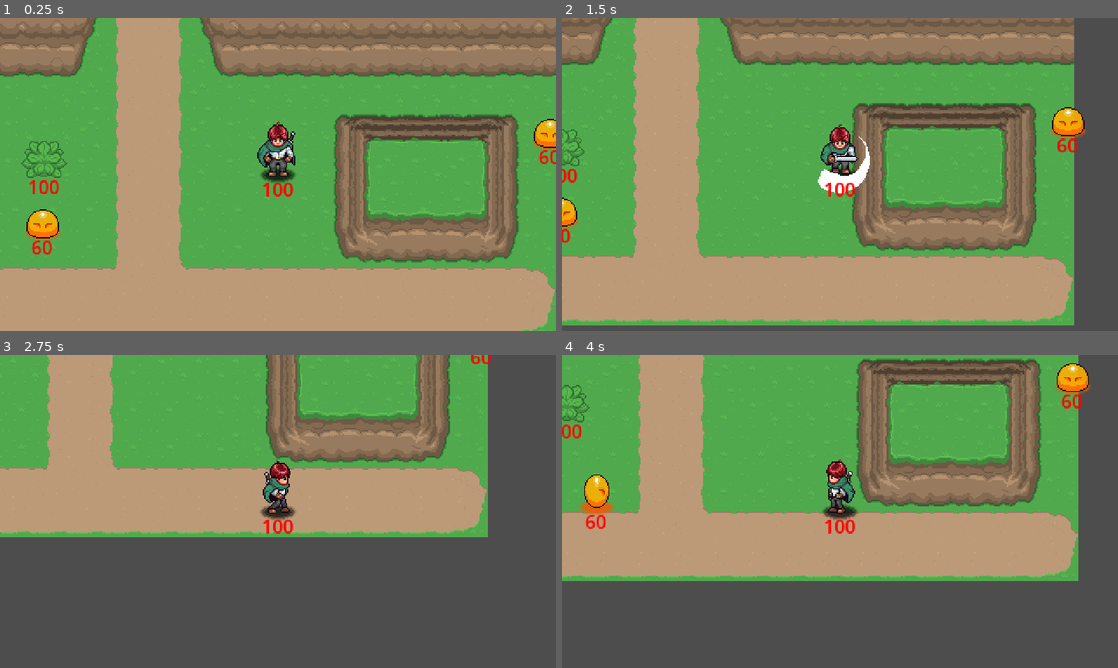
Above: before the commit, frames 1-4 (two rows, left to right).
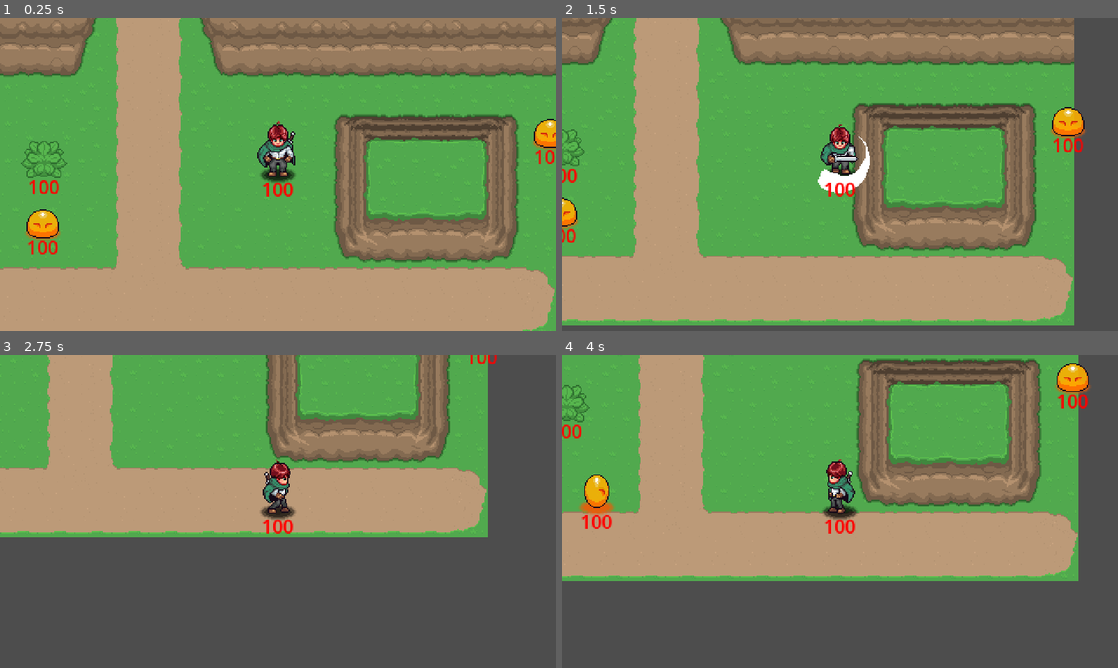
Above: after the commit, the same moments.

Repository: dylanwaling/aarpg
Game: Godot game, scene res://playground.tscn
The game is run twice, just before and just after one commit, with the same random seed, the same clock (stepped at 60 frames per second) and the same inputs. Sound files missing from this copy of the repository are replaced by a short silence.
Inputs (mouse positions are in pixels of both pictures, inside the frame that each line leads up to):
- Up to frame 1 (0.25 s): no input
- Up to frame 2 (1.5 s): move the mouse to (962, 158) at 0.52 s; press the mouse at (962, 158) at 0.53 s; hold D (right) 0.53-1.28 s; move the mouse to (728, 190) at 1.27 s; release the mouse at (728, 190) at 1.28 s; hold S (down) from 1.28 s (still down); click (728, 190) at 1.35 s
- Up to frame 3 (2.75 s): move the mouse to (333, 442) at 2.02 s; release S (down) at 2.03 s; hold D (right) from 2.03 s (still down); hold Space (dash) from 2.03 s (still down); click (333, 442) at 2.3 s
- Up to frame 4 (4 s): move the mouse to (812, 574) at 2.77 s; release D (right) at 2.78 s; release Space (dash) at 2.78 s; hold W (up) 2.78-3.53 s; click (812, 574) at 2.85 s; move the mouse to (1006, 558) at 3.52 s; press the mouse at (1006, 558) at 3.53 s; hold A (left) from 3.53 s (still down)

The runs differ from the first frame. In frame 1, 0.3% of the frame differs, in the area x 5-100%, y 42-76%; in frame 2, 0.2%; in frame 3, less than 0.1%; in frame 4, 0.3%, in the area x 3-95%, y 12-56%.

Commit message:
v0.0.54 updating plant step 4

Diff:
--- a/Enemies/Scripts/Enemy.gd
+++ b/Enemies/Scripts/Enemy.gd
@@ -65,18 +65,10 @@
 	# Find the player in the scene so we can chase/attack them
 	target_player = get_tree().get_first_node_in_group("player")
 
-	# Configure using modular system
-	# Configure enemy to receive damage from player attacks
-	if hurtbox and hurtbox.has_method("setup_enemy_hurtbox"):
-		hurtbox.setup_enemy_hurtbox()  # Sets up collision layers for player damage
-
+	# Components use their scene settings - sync with @export properties
 	if hitbox:
-		hitbox.damage = damage  # Set enemy damage using new professional system
+		hitbox.damage = damage  # Sync hitbox damage with enemy's @export damage
 		hitbox.knockback_force = 80.0  # Default enemy knockback
-
-	if health_component and health_component.has_method("setup_enemy_health"):
-		health_component.auto_connect_to_parent = false  # Disable auto-connect to prevent duplicates
-		health_component.setup_enemy_health(60, true)  # 60 HP, show health display
 
 	# Add enemy to group so player and other systems can find us
 	add_to_group("enemy")
--- a/GeneralNodes/Health/Health.gd
+++ b/GeneralNodes/Health/Health.gd
@@ -5,9 +5,9 @@
 ## • Automatic parent method connection (connects to _on_health_died, _on_damage_taken if they exist)
 ## • Visual health display with configurable styling
 ## • Proper death handling with signals
-## • Setup methods for different entity types (setup_player_health, setup_enemy_health, etc.)
+## • Scene-first configuration via @export properties
 ##
-## Usage: Drag Health.tscn into your scene, configure max_health, call appropriate setup method.
+## Usage: Drag Health.tscn into your scene, configure @export properties in inspector.
 ## Position HealthLabel child node to control where health display appears.
 
 extends Node2D
@@ -177,31 +177,6 @@
 		else:
 			health_label.add_theme_color_override("font_color", Color.RED)
 
-# ─────────── MODULAR SETUP METHODS ───────────
-func setup_player_health(max_hp: int = 40, show_display: bool = true):
-	"""Quick setup for player health"""
-	max_health = max_hp
-	current_health = max_hp
-	show_health_display = show_display
-	auto_connect_to_parent = true
-	_update_health_display()
-
-func setup_enemy_health(max_hp: int = 30, show_display: bool = false):
-	"""Quick setup for enemy health"""
-	max_health = max_hp
-	current_health = max_hp
-	show_health_display = show_display
-	auto_connect_to_parent = true
-	_update_health_display()
-
-func setup_plant_health(max_hp: int = 1, show_display: bool = false):
-	"""Quick setup for breakable plant health"""
-	max_health = max_hp
-	current_health = max_hp
-	show_health_display = show_display
-	auto_connect_to_parent = true
-	_update_health_display()
-
 func configure_from_editor():
 	"""Call this to refresh settings when changed in editor"""
 	if starting_health > 0:
--- a/GeneralNodes/Hurtbox/HurtBox.gd
+++ b/GeneralNodes/Hurtbox/HurtBox.gd
@@ -7,8 +7,7 @@
 ## • Provides damage immunity period to prevent rapid-fire damage
 ## • Collision layers configured in scene editor, not hardcoded in script
 ##
-## Usage: Just add to scene and set collision layer. Everything else is automatic.
-## Setup methods (setup_player_hurtbox, etc.) exist for organization but are optional.
+## Usage: Just add to scene and configure collision layers in inspector. Everything else is automatic.
 
 extends Area2D
 class_name HurtBox
@@ -90,26 +89,4 @@
 		return _health_component.get_health()
 	return 0
 
-# ─────────── MODULAR SETUP METHODS ───────────
-# Setup methods for different entity types - now just for debugging
-func setup_player_hurtbox():
-	"""Setup method for player hurtbox - collision layers read from scene"""
-	# This method exists for organization/debugging but collision settings
-	# are configured in the scene editor, not in code
-	pass
-
-func setup_enemy_hurtbox():
-	"""Setup method for enemy hurtbox - collision layers read from scene"""
-	# This method exists for organization/debugging but collision settings
-	# are configured in the scene editor, not in code
-	pass
-
-func setup_environment_hurtbox():
-	"""Setup method for environment hurtbox - collision layers read from scene"""
-	# This method exists for organization/debugging but collision settings
-	# are configured in the scene editor, not in code
-	pass
-
-# Note: Visual effects and death handling are now managed by the Health component
-
-# End of modular HurtBox system
+# End of HurtBox system - all configuration handled via scene inspector
--- a/Player/Scripts/player.gd
+++ b/Player/Scripts/player.gd
@@ -52,13 +52,7 @@
 	# Add player to group so enemies can find us
 	add_to_group("player")
 
-	# Configure using modular system
-	var player_hurtbox = get_node_or_null("HurtBox")
-	if player_hurtbox and player_hurtbox.has_method("setup_player_hurtbox"):
-		player_hurtbox.setup_player_hurtbox()  # Player receives damage from enemies
-
-	if health_component and health_component.has_method("setup_player_health"):
-		health_component.setup_player_health(100, true)  # 100 HP, show display
+	# Components use their scene settings - no setup needed
 		# Health component auto-connects to our methods
 
 	# Start in Idle mode
